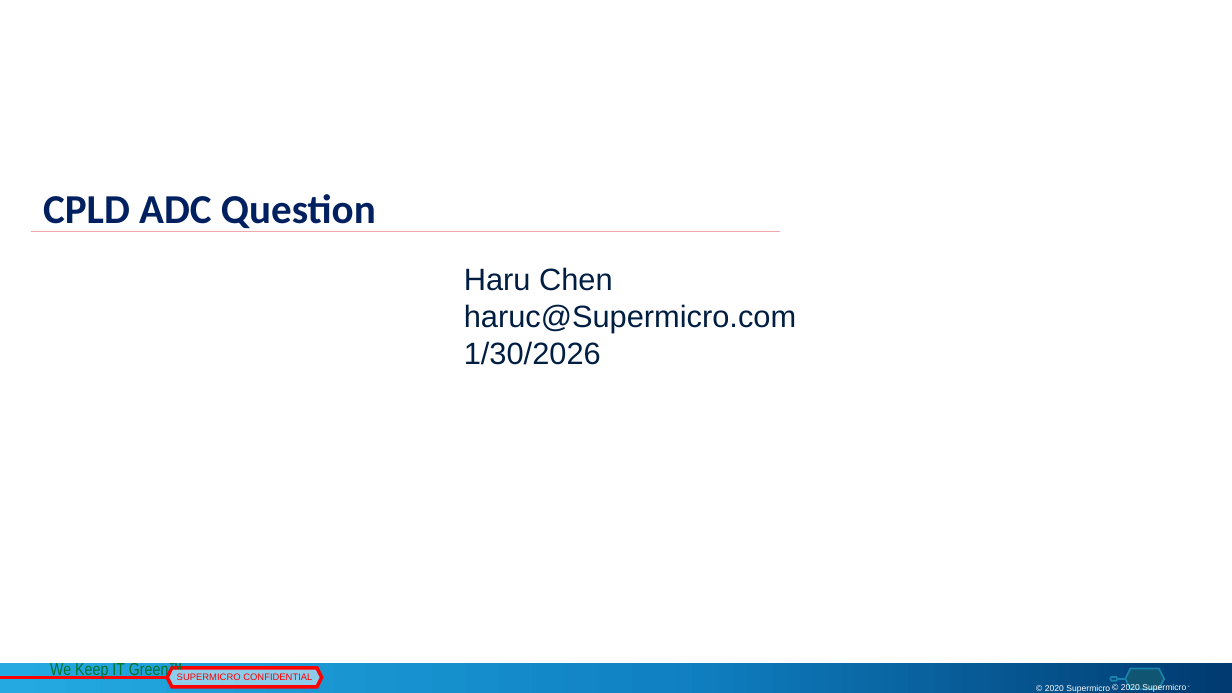
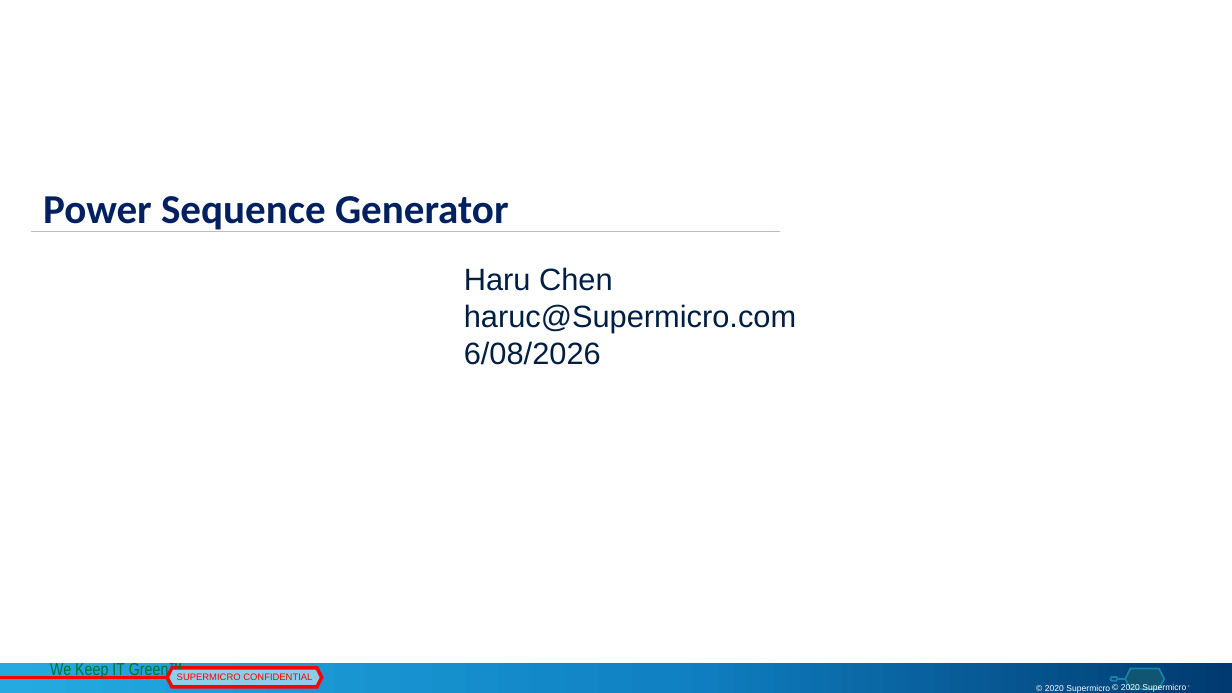
Before and after one commit to maxharu/pwrseq_gen, a slide deck: slide 1 of doc/PowerSequenceGenerator_v1.3.pptx. Drawn at 1232x693 pixels with LibreOffice and Linux fonts; fonts in the diff are those of the drawing; background and template pictures are left out. Boxes give left, top, right and bottom in pixels: in the first picture for what was removed or moved away, otherwise in the second. Text is boxed around its words. In the diff, an @@ line names an element or a change of style, - is before the commit and + after.

```diff
--- a/doc/PowerSequenceGenerator_v1.3.pptx
+++ b/doc/PowerSequenceGenerator_v1.3.pptx
@@ title at [43, 196, 509, 232]: text changed @@
-CPLD ADC Question
+Power Sequence Generator
@@ text at [464, 341, 601, 365]: text changed @@
-1/30/2026
+6/08/2026
```
Also in this commit, not shown: 7 slides added, 3 slides removed, 3 other files.
